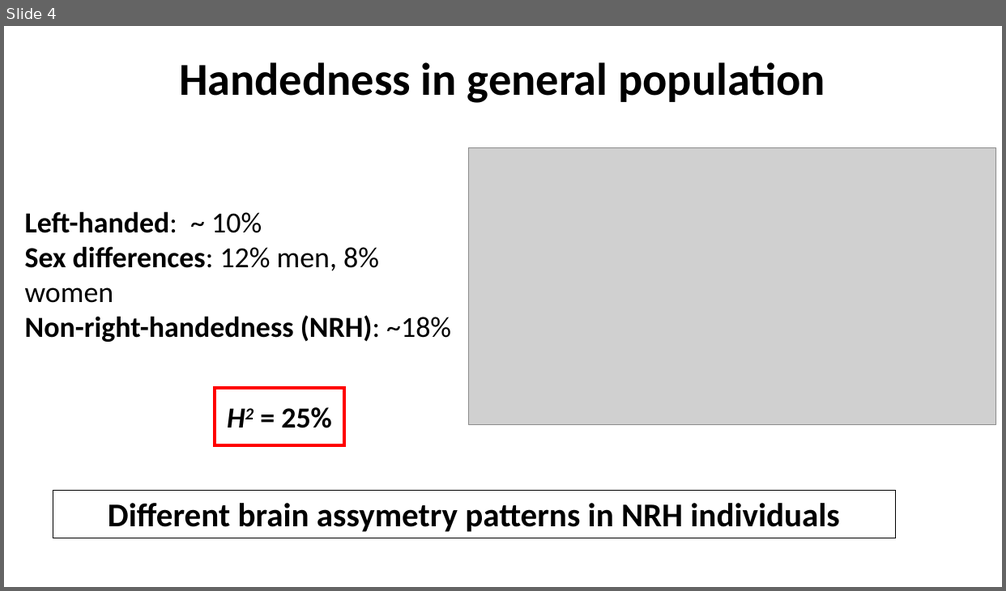
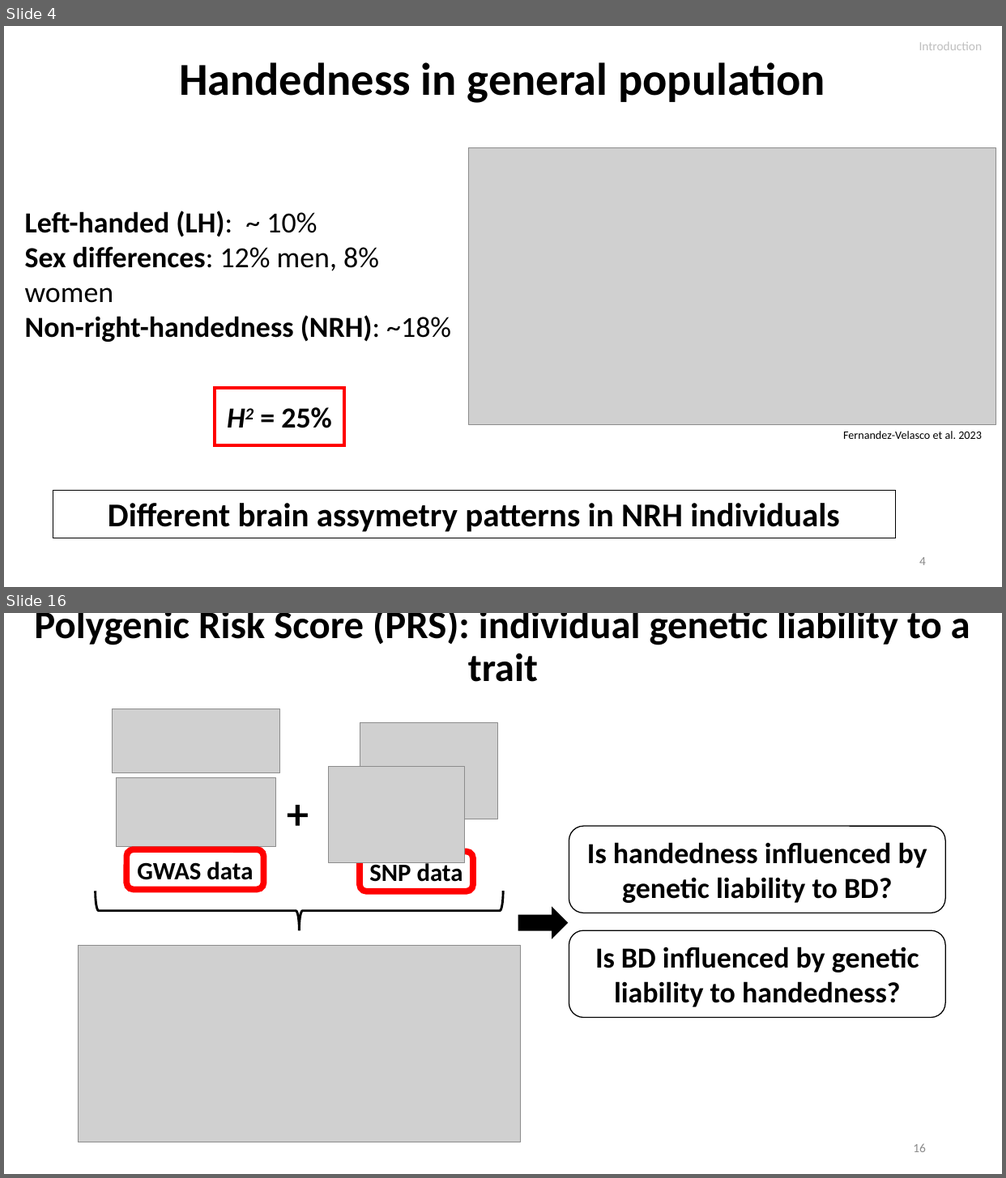
Before and after one commit to igarcia17/EHI_laterality, a slide deck: NorthSeaLateralityCongress_InesGarciaOrtiz.pptx. Shown one above the other, each under a label of ours: slide 4 before the commit, slides 4 and 16 after it; the slides between them are not shown. The pictures are 1006x591 and 1006x1178 pixels, drawn with LibreOffice and Linux fonts; fonts in the diff are those of the drawing; grey boxes stand for pictures. Boxes give left, top, right and bottom in pixels: in the first picture for what was removed or moved away, otherwise in the second. Text is boxed around its words. In the diff, an @@ line names an element or a change of style, - is before the commit and + after.

```diff
--- a/NorthSeaLateralityCongress_InesGarciaOrtiz.pptx
+++ b/NorthSeaLateralityCongress_InesGarciaOrtiz.pptx
@@ slide 16 added at (x1=4, y1=613, x2=1002, y2=1174), background #FFFFFF @@
@@ title added at (x1=34, y1=613, x2=970, y2=682), 38 pt, text #000000, bold @@
+Polygenic Risk Score (PRS): individual genetic liability to a trait
@@ picture added at (x1=112, y1=709, x2=280, y2=773) @@
@@ picture added at (x1=360, y1=723, x2=497, y2=820) @@
@@ picture added at (x1=117, y1=777, x2=275, y2=846) @@
@@ picture added at (x1=328, y1=766, x2=464, y2=863) @@
@@ text added at (x1=278, y1=785, x2=342, y2=842), 40 pt, text #000000, bold @@
++
@@ rounded rectangle added at (x1=569, y1=826, x2=946, y2=914), outline #000000 1 pt, 28 pt, text #000000, bold @@
+Is handedness influenced by genetic liability to BD?
@@ rounded rectangle added at (x1=127, y1=850, x2=264, y2=889), outline #FF0000 6 pt, 24 pt, text #000000, bold @@
+GWAS data
@@ rounded rectangle added at (x1=360, y1=852, x2=473, y2=892), outline #FF0000 6 pt, 24 pt, text #000000, bold @@
+SNP data
@@ left brace added at (x1=96, y1=892, x2=503, y2=931), outline #000000 2.25 pt @@
@@ right arrow added at (x1=519, y1=908, x2=568, y2=939), fill #000000, outline #000000 1 pt @@
@@ picture added at (x1=78, y1=945, x2=521, y2=1142) @@
@@ rounded rectangle added at (x1=569, y1=931, x2=946, y2=1017), outline #000000 1 pt, 28 pt, text #000000, bold @@
+Is BD influenced by genetic liability to handedness?
@@ page number added at (x1=913, y1=1144, x2=926, y2=1152), 12 pt, text #8C8C8C @@
+16
@@ slide 4 changed as well @@
@@ text added at (x1=919, y1=42, x2=982, y2=50), 12 pt, text #BFBFBF @@
+Introduction
@@ text at (x1=25, y1=211, x2=317, y2=237): text changed @@
-Left-handed: ~ 10%
+Left-handed (LH): ~ 10%
@@ text added at (x1=843, y1=431, x2=982, y2=439), 11 pt, text #000000 @@
+Fernandez-Velasco et al. 2023
@@ page number added at (x1=919, y1=557, x2=926, y2=565), 12 pt, text #8C8C8C @@
+4
```
Also in this commit, not shown: 8 other slides changed, 8 other slides added, 3 slides removed, 8 other files.
